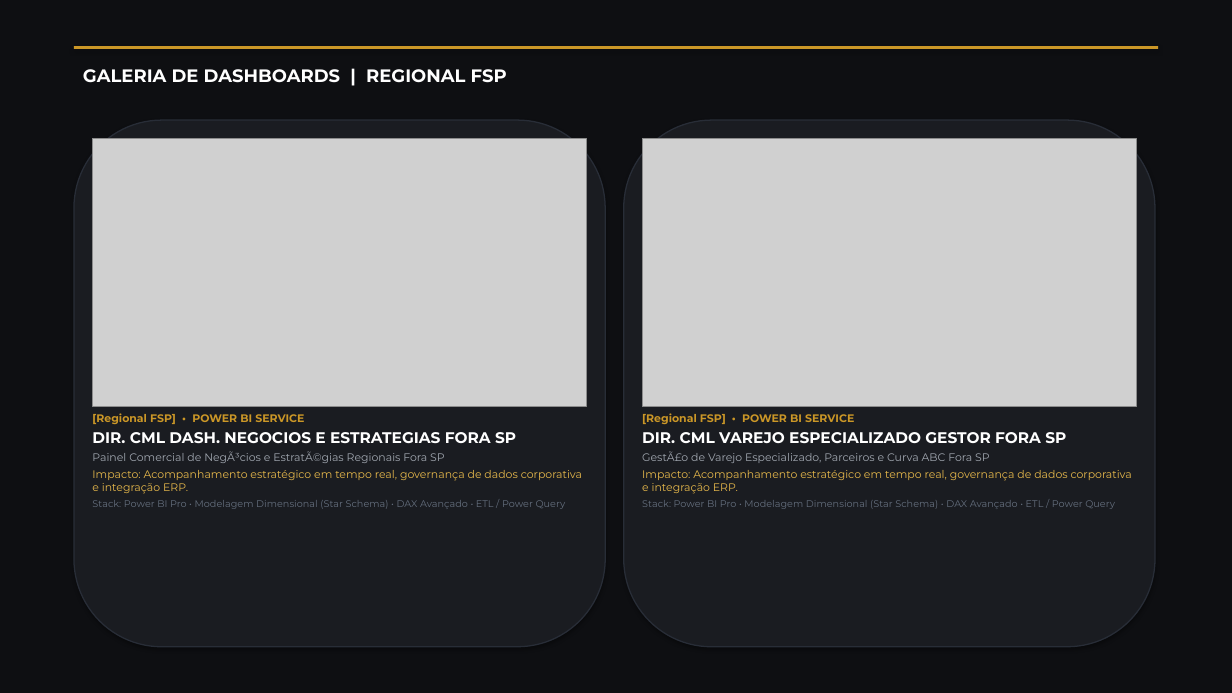
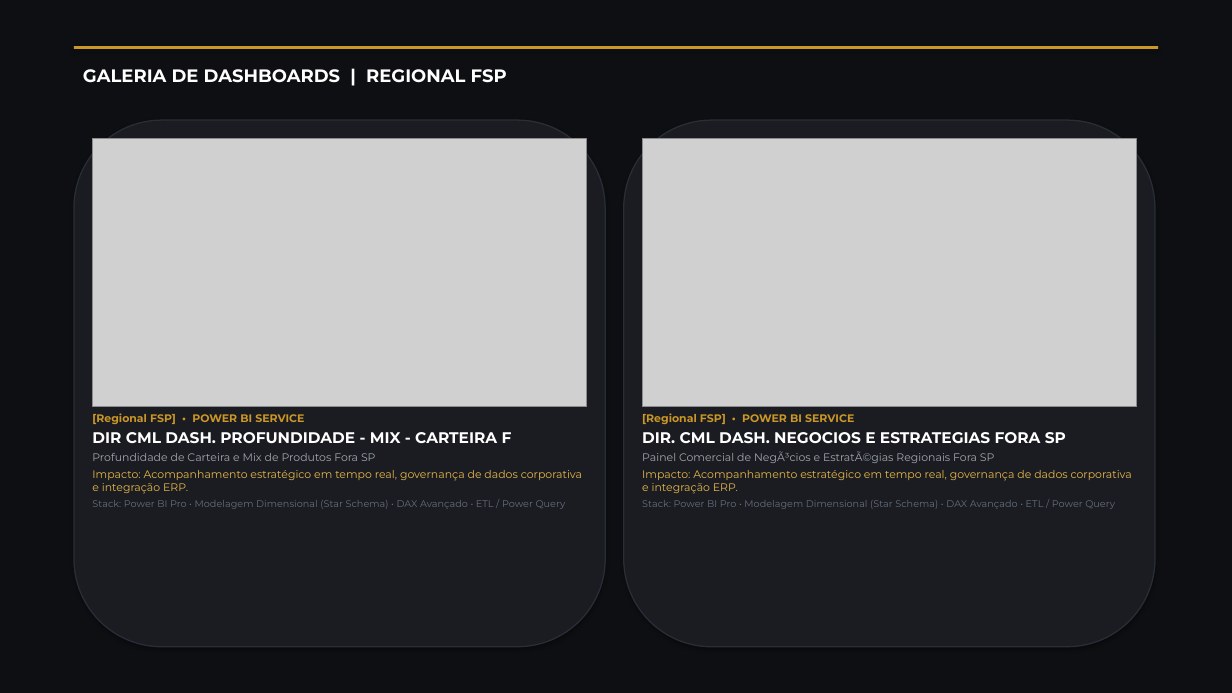
Before and after one commit to Sracm/portfolio-bi, a slide deck: slide 29 of Portfolio_Anderson_Mello_BI_Executive.pptx (slide 27 before the commit). Drawn at 1232x693 pixels with LibreOffice and Linux fonts; fonts in the diff are those of the drawing; grey boxes stand for pictures. Boxes give left, top, right and bottom in pixels: in the first picture for what was removed or moved away, otherwise in the second. Text is boxed around its words. In the diff, an @@ line names an element or a change of style, - is before the commit and + after.

```diff
--- a/Portfolio_Anderson_Mello_BI_Executive.pptx
+++ b/Portfolio_Anderson_Mello_BI_Executive.pptx
@@ text at bbox=[92, 432, 512, 461]: text changed @@
-DIR. CML DASH. NEGOCIOS E ESTRATEGIAS FORA SP
-Painel Comercial de NegÃ³cios e EstratÃ©gias Regionais Fora SP
+DIR CML DASH. PROFUNDIDADE - MIX - CARTEIRA F
+Profundidade de Carteira e Mix de Produtos Fora SP
@@ text at bbox=[642, 432, 1066, 463]: text changed @@
-DIR. CML VAREJO ESPECIALIZADO GESTOR FORA SP
-GestÃ£o de Varejo Especializado, Parceiros e Curva ABC Fora SP
+DIR. CML DASH. NEGOCIOS E ESTRATEGIAS FORA SP
+Painel Comercial de NegÃ³cios e EstratÃ©gias Regionais Fora SP
```
Also in this commit, not shown: 28 other slides changed, 3 slides added, 11 other files.
